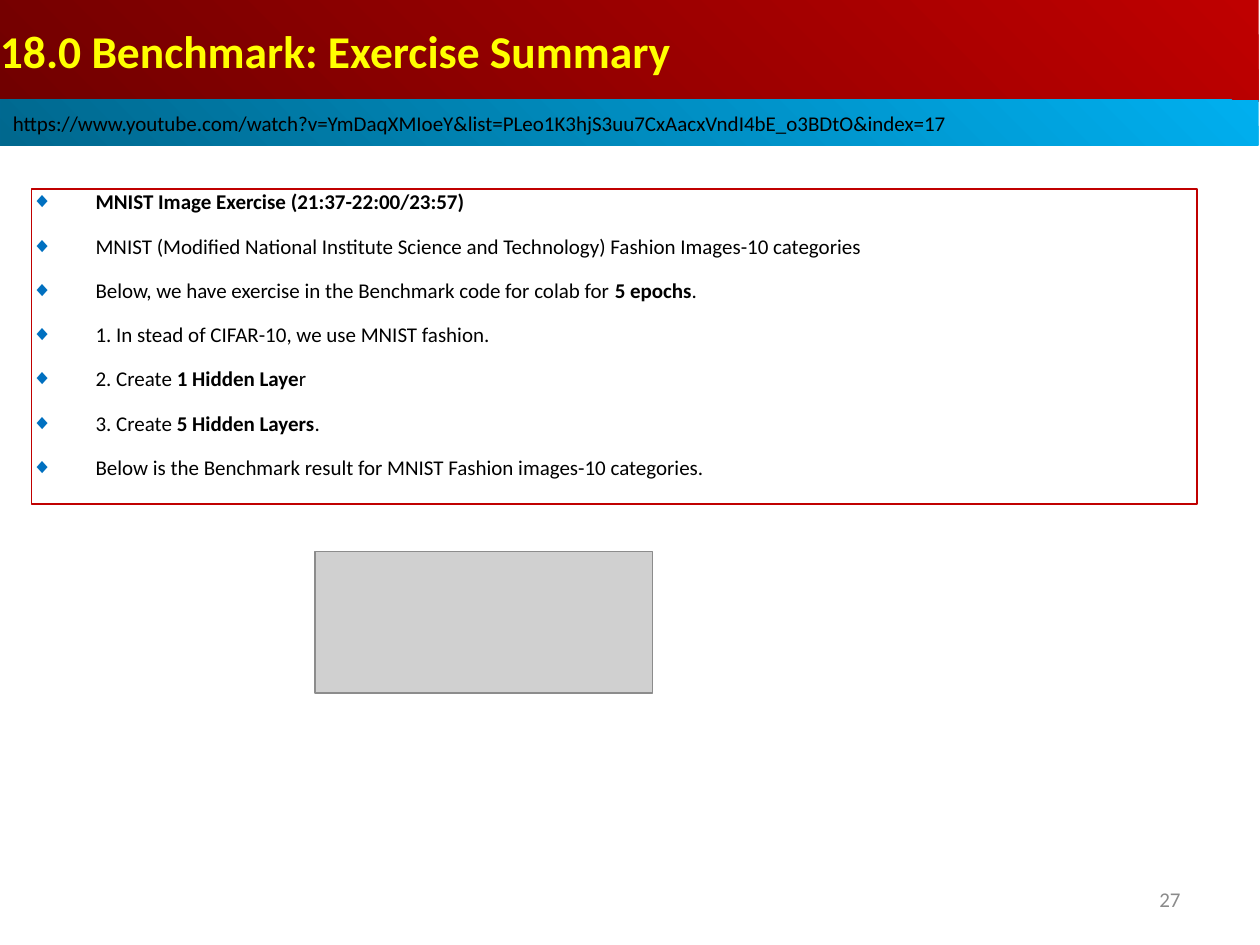
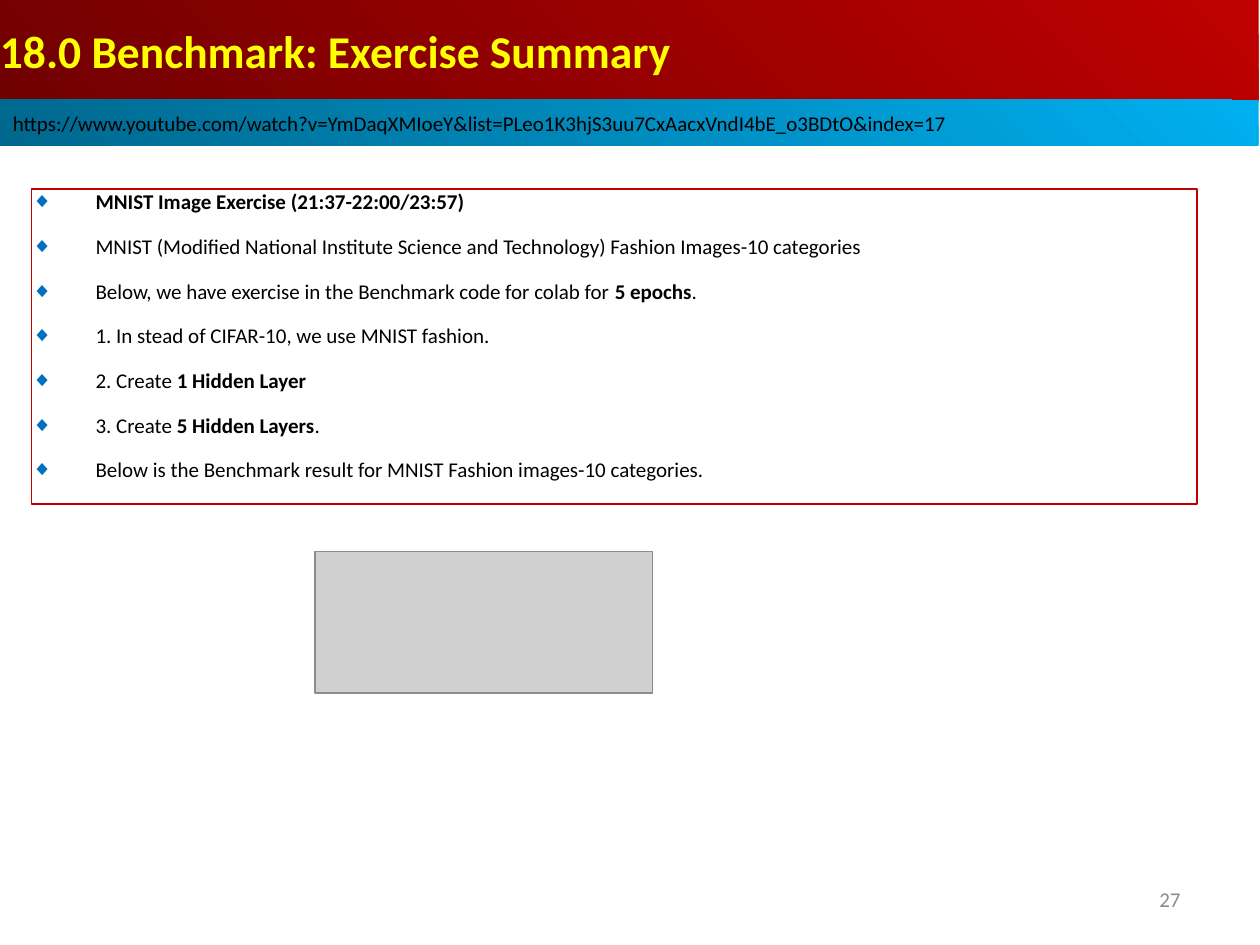
Before and after one commit to peterhchen/AIU_CS512_DL, a slide deck: slide 27 of 000_Lecture_Project/week08/01_Lecture/18.00_w07_review.ppt. Drawn at 1260x945 pixels with LibreOffice and Linux fonts; fonts in the diff are those of the drawing; grey boxes stand for pictures. Boxes give left, top, right and bottom in pixels: in the first picture for what was removed or moved away, otherwise in the second. Text is boxed around its words. In the diff, an @@ line names an element or a change of style, - is before the commit and + after.

```diff
--- a/000_Lecture_Project/week08/01_Lecture/18.00_w07_review.ppt
+++ b/000_Lecture_Project/week08/01_Lecture/18.00_w07_review.ppt
@@ rectangle "MNIST Image Exercise (21:37-22:00/23:57)" at bbox=[32, 189, 1197, 504]: bold on in "Layer" @@
```
Also in this commit, not shown: 5 other slides changed, 1 other file.
